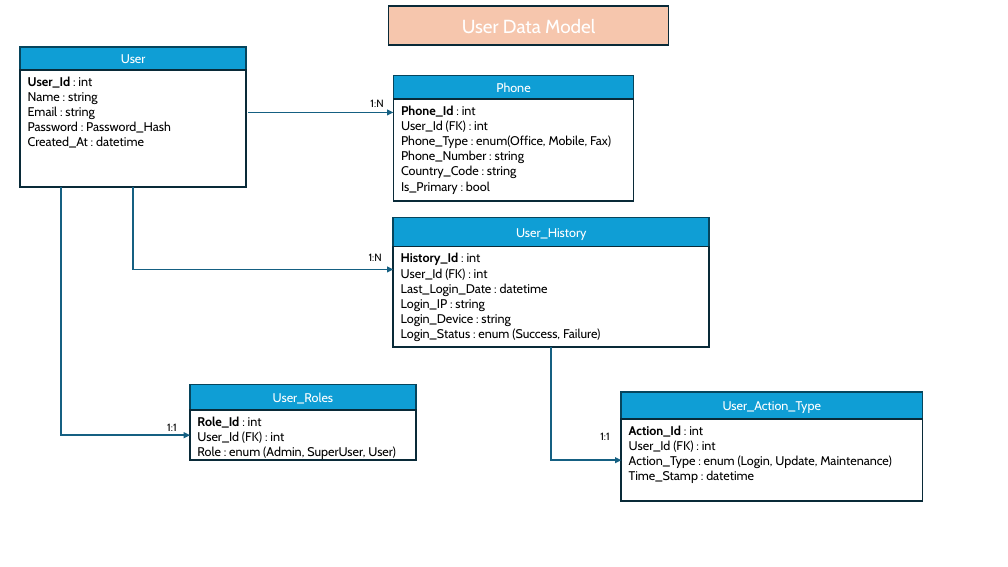
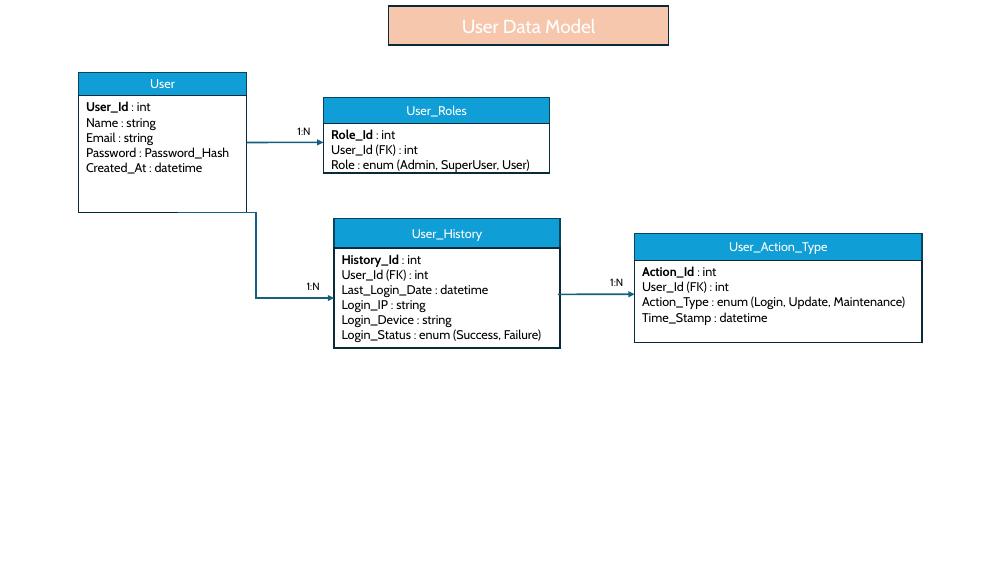
Before and after one commit to triniti1/A2C, a slide deck: slide 5 of Documentations/SysArchitecture.pptx. Drawn at 1008x567 pixels with LibreOffice and Linux fonts; fonts in the diff are those of the drawing. Boxes give left, top, right and bottom in pixels: in the first picture for what was removed or moved away, otherwise in the second. Text is boxed around its words. In the diff, an @@ line names an element or a change of style, - is before the commit and + after.

```diff
--- a/Documentations/SysArchitecture.pptx
+++ b/Documentations/SysArchitecture.pptx
@@ rectangle "User": place and size @@
-rectangle "User" at (20, 47, 247, 70)
+rectangle "User" at (79, 73, 247, 95)
@@ rectangle removed at (394, 76, 634, 100) @@
-Phone
@@ rectangle "User_Id : int": place and size @@
-rectangle "User_Id : int" at (20, 70, 247, 188)
+rectangle "User_Id : int" at (79, 95, 247, 212)
@@ text "1:N": place and size @@
-text "1:N" at (370, 99, 383, 107)
+text "1:N" at (297, 127, 310, 135)
@@ rectangle "User_Roles": place and size @@
-rectangle "User_Roles" at (190, 385, 416, 411)
+rectangle "User_Roles" at (324, 98, 550, 123)
@@ rectangle removed at (394, 99, 634, 201) @@
-Phone_Id : int
-User_Id (FK) : int
-Phone_Type : enum(Office, Mobile, Fax)
-Phone_Number : string
-Country_Code : string
-Is_Primary : bool
@@ arrow moved from (248, 113) - (393, 113) to (247, 142) - (324, 142) @@
@@ rectangle "Role_Id : int": place and size @@
-rectangle "Role_Id : int" at (190, 411, 416, 461)
+rectangle "Role_Id : int" at (324, 123, 550, 173)
@@ elbow arrow removed from (61, 187) to (190, 436) @@
@@ elbow arrow moved from (133, 187) - (393, 269) to (178, 212) - (334, 298) @@
@@ rectangle "User_History": place and size @@
-rectangle "User_History" at (393, 218, 709, 247)
+rectangle "User_History" at (334, 219, 560, 248)
@@ rectangle "User_Action_Type": place and size @@
-rectangle "User_Action_Type" at (622, 392, 923, 420)
+rectangle "User_Action_Type" at (634, 234, 922, 261)
@@ rectangle "History_Id : int": place and size @@
-rectangle "History_Id : int" at (393, 247, 709, 347)
+rectangle "History_Id : int" at (334, 248, 560, 349)
@@ rectangle "Action_Id : int": place and size @@
-rectangle "Action_Id : int" at (622, 420, 923, 501)
+rectangle "Action_Id : int" at (634, 260, 922, 342)
@@ text "1:N": place and size @@
-text "1:N" at (369, 253, 382, 261)
+text "1:N" at (307, 282, 320, 290)
@@ arrow added from (558, 294) to (635, 294), #156082 1.5 pt @@
@@ text added at (610, 278, 623, 286), 10 pt, text #000000 @@
+1:N
@@ elbow arrow removed from (551, 347) to (622, 461) @@
@@ text removed at (167, 423, 177, 431) @@
-1:1
@@ text removed at (600, 432, 610, 440) @@
-1:1
```
Also in this commit, not shown: 27 other files.
